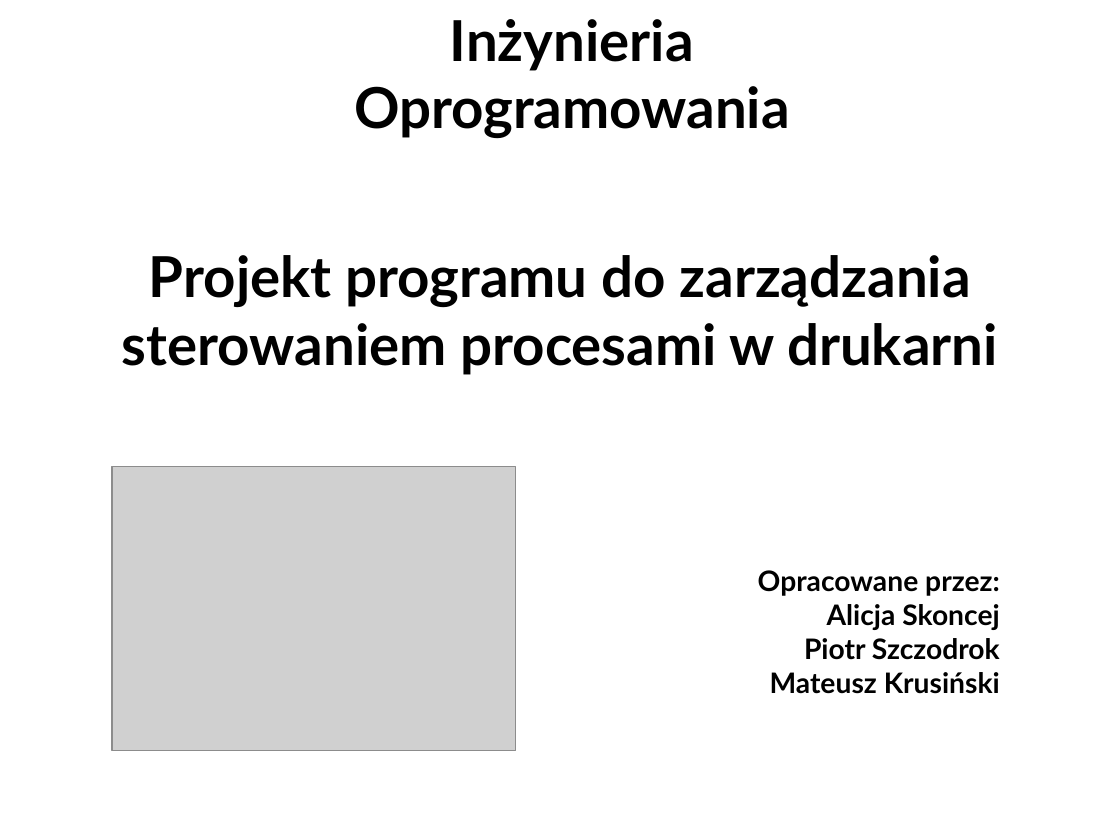
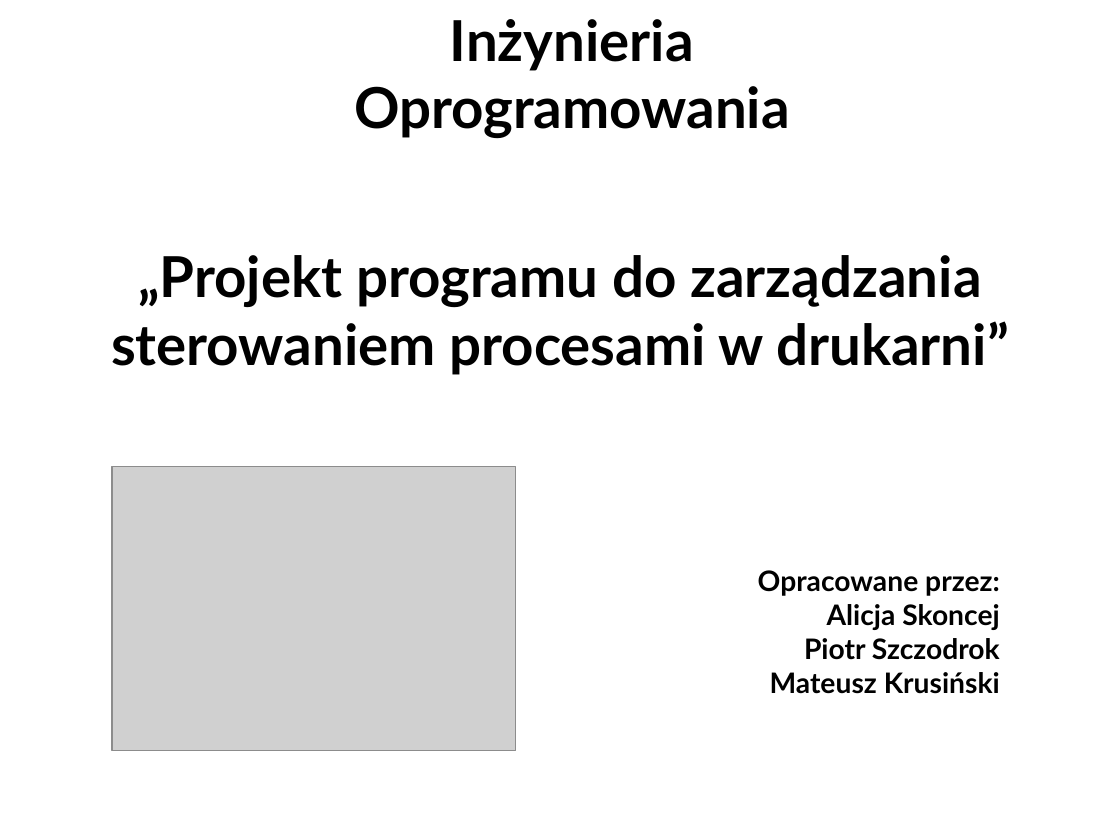
Before and after one commit to ZUTIO/IO, a slide deck: slide 1 of IO - prezentacja.odp. Drawn at 1120x840 pixels with LibreOffice and Linux fonts; fonts in the diff are those of the drawing; grey boxes stand for pictures; background and template pictures are left out. Boxes give left, top, right and bottom in pixels: in the first picture for what was removed or moved away, otherwise in the second. Text is boxed around its words. In the diff, an @@ line names an element or a change of style, - is before the commit and + after.

```diff
--- a/IO - prezentacja.odp
+++ b/IO - prezentacja.odp
@@ title at bbox=[111, 255, 1009, 375]: text changed @@
-Projekt programu do zarządzania sterowaniem procesami w drukarni
+„Projekt programu do zarządzania sterowaniem procesami w drukarni”
```
Also in this commit, not shown: 1 other file.
